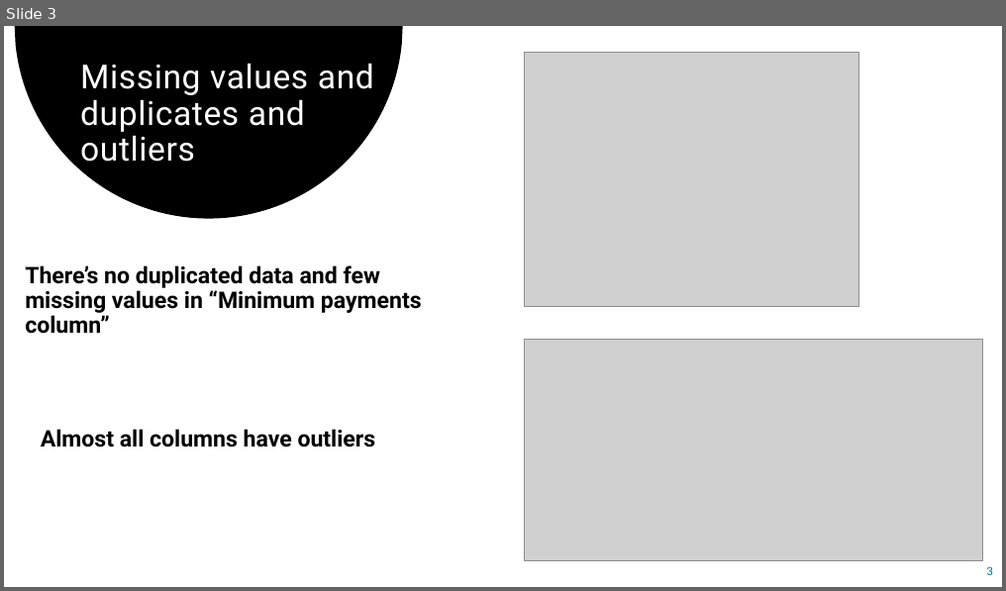
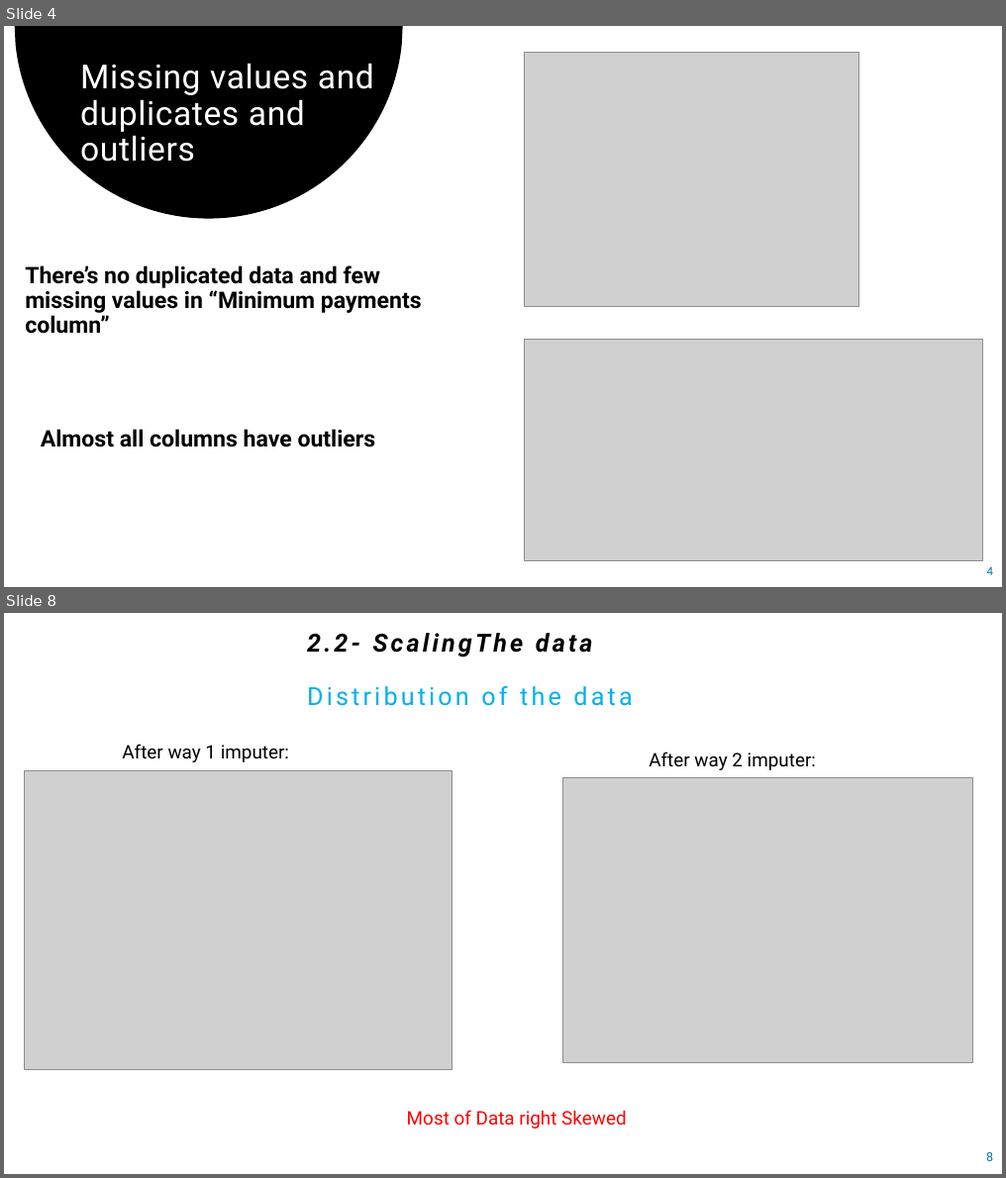
Before and after one commit to Reema-Khaseeb/clustering-credit-card-customer-segmentation, a slide deck: presentation/Credit Card Clustering.pptx. Shown one above the other, each under a label of ours: slide 3 before the commit, slides 4 and 8 after it; the slides between them are not shown. The pictures are 1006x591 and 1006x1178 pixels, drawn with LibreOffice and Linux fonts; fonts in the diff are those of the drawing; grey boxes stand for pictures. Boxes give left, top, right and bottom in pixels: in the first picture for what was removed or moved away, otherwise in the second. Text is boxed around its words. In the diff, an @@ line names an element or a change of style, - is before the commit and + after.

```diff
--- a/presentation/Credit Card Clustering.pptx
+++ b/presentation/Credit Card Clustering.pptx
@@ slide 8 added at [4, 613, 1002, 1174], background #FFFFFF @@
@@ text added at [307, 633, 632, 706], 24 pt, text #00B0F0 @@
+2.2- ScalingThe data
+Distribution of the data
@@ text added at [122, 744, 289, 762], 18 pt, text #000000 @@
+After way 1 imputer:
@@ text added at [648, 752, 816, 770], 18 pt, text #000000 @@
+After way 2 imputer:
@@ picture added at [24, 771, 451, 1070] @@
@@ picture added at [563, 778, 973, 1062] @@
@@ text added at [407, 1110, 626, 1129], 18 pt, text #FF0000 @@
+Most of Data right Skewed
@@ page number added at [986, 1153, 993, 1161], 12 pt, text #0074AF @@
+8
@@ what was slide 3 is now slide 4 @@
@@ page number at [987, 568, 993, 575]: text changed @@
-3
+4
```
Also in this commit, not shown: 1 slide changed, 14 other slides added.
